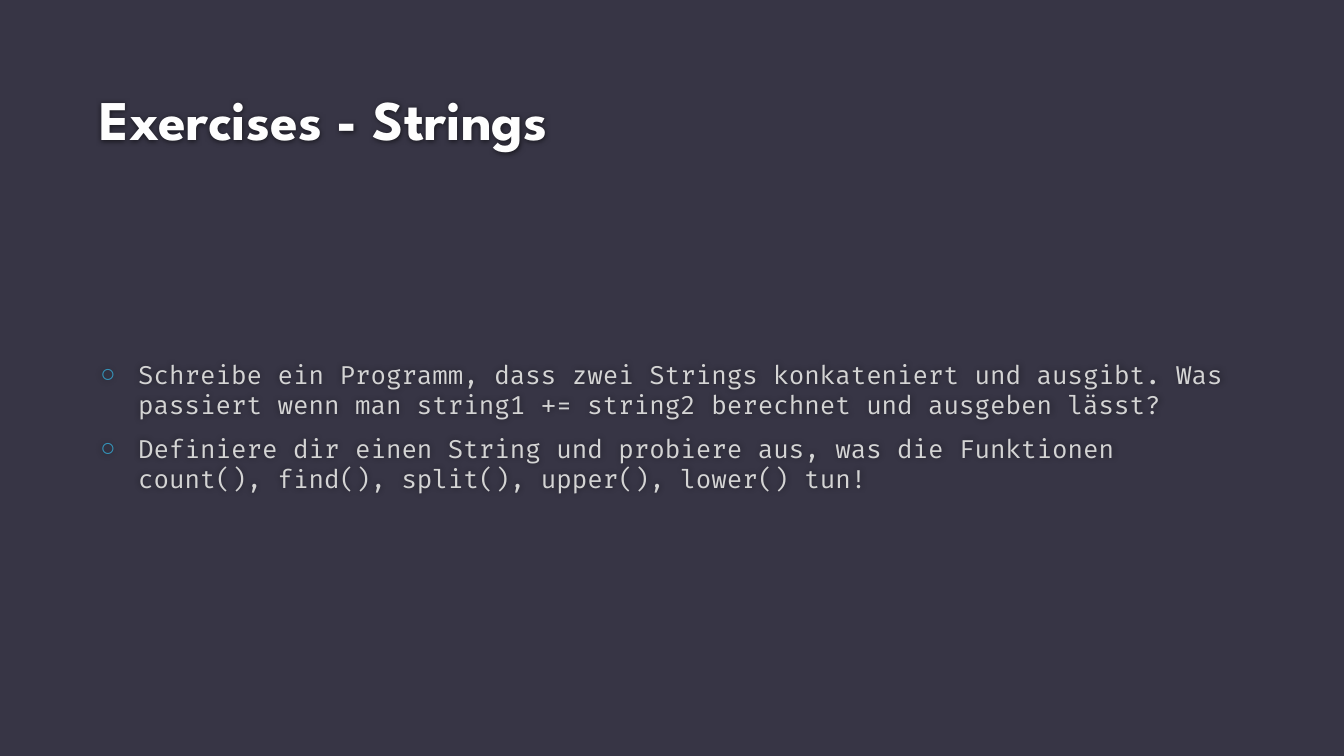
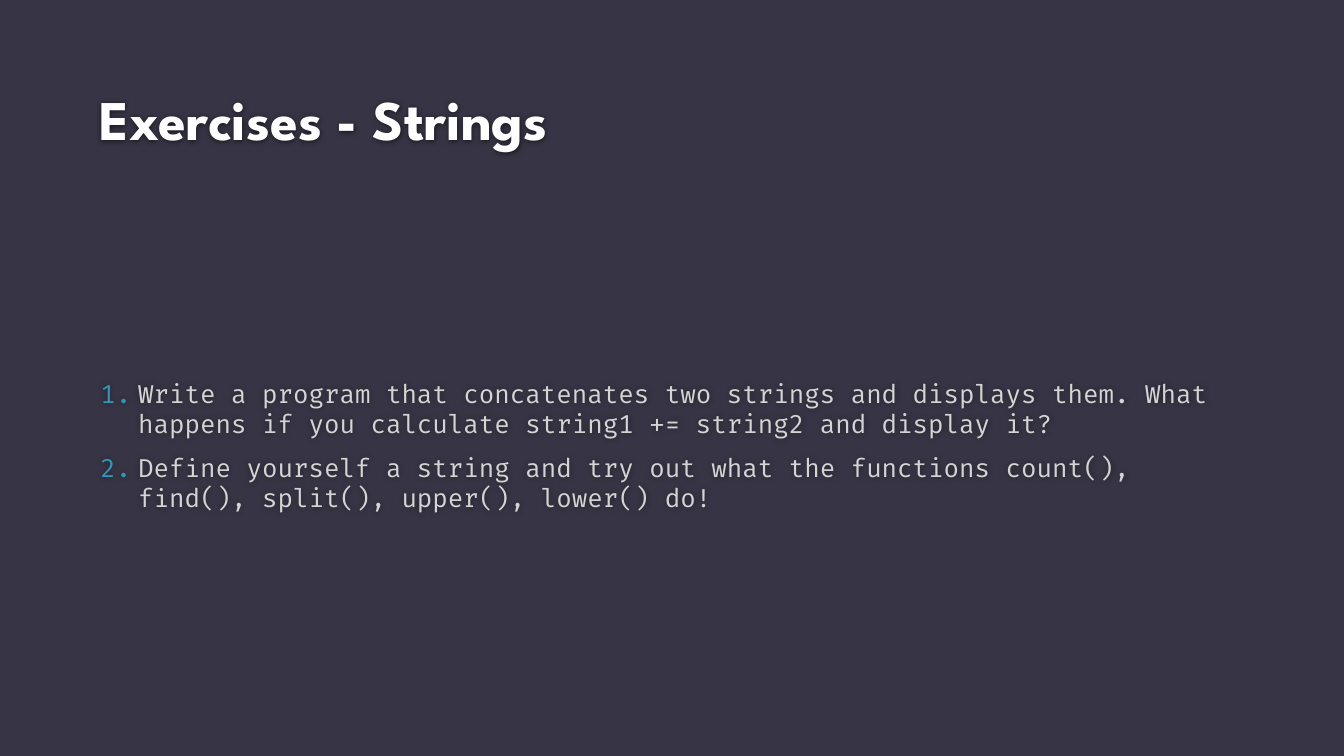
Before and after one commit to Annibth/python_basics, a slide deck: slide 10 of presentations/unit_2_types_collections.pptx. Drawn at 1344x756 pixels with LibreOffice and Linux fonts; fonts in the diff are those of the drawing; background and template pictures are left out. Boxes give left, top, right and bottom in pixels: in the first picture for what was removed or moved away, otherwise in the second. Text is boxed around its words. In the diff, an @@ line names an element or a change of style, - is before the commit and + after.

Commit message:
added exercises to slides

```diff
--- a/presentations/unit_2_types_collections.pptx
+++ b/presentations/unit_2_types_collections.pptx
@@ text at bbox=[138, 383, 1207, 513]: text changed @@
-○ Schreibe ein Programm, dass zwei Strings konkateniert und ausgibt. Was passiert wenn man string1 += string2 berechnet und ausgeben lässt?
-○ Definiere dir einen String und probiere aus, was die Funktionen count(), find(), split(), upper(), lower() tun!
+1. Write a program that concatenates two strings and displays them. What happens if you calculate string1 += string2 and display it?
+2. Define yourself a string and try out what the functions count(), find(), split(), upper(), lower() do!
```
Also in this commit, not shown: 5 other slides changed, 1 other file.
